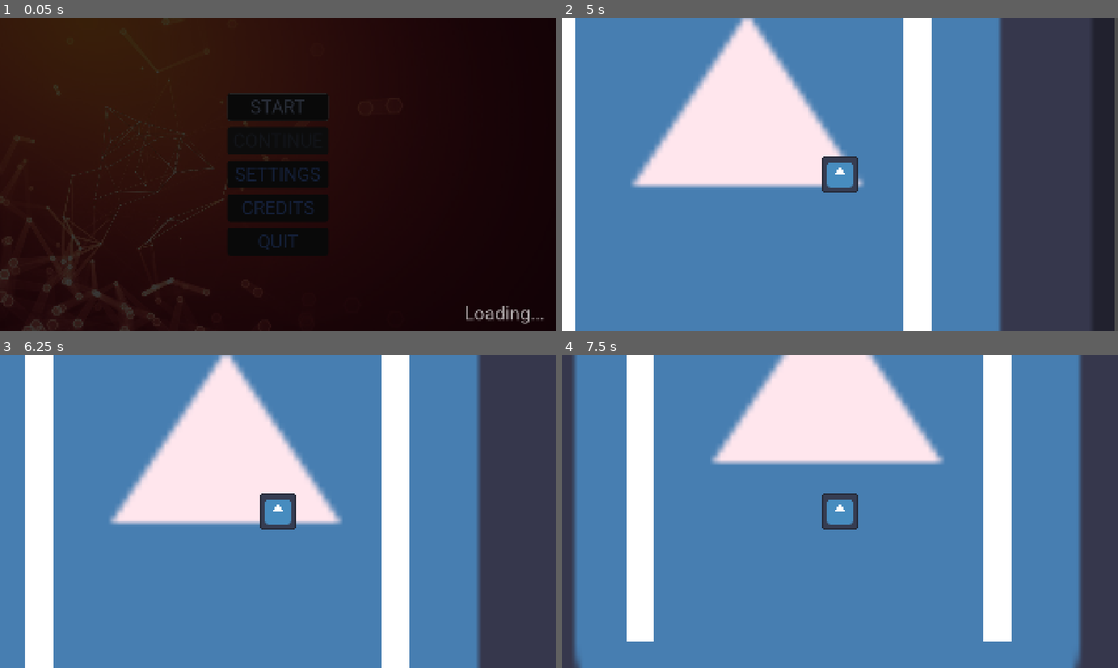
Above: before the commit, frames 1-4 (two rows, left to right).
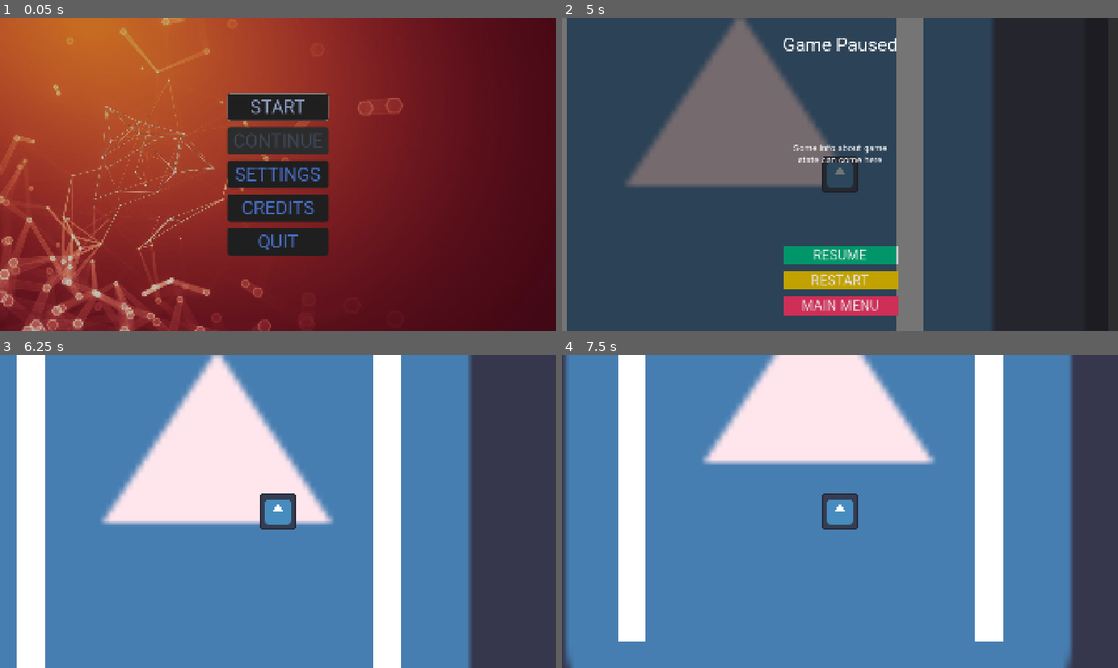
Above: after the commit, the same moments.

Repository: doruktuna/godot-template
Game: Godot game, scene res://scenes/scene_manager/scene_manager.tscn
The game is run twice, just before and just after one commit, with the same random seed, the same clock (stepped at 60 frames per second) and the same inputs. The engine's default icon, where the game draws it, is replaced by a stand-in: a white triangle on a blue panel in a dark square.
Inputs (mouse positions are in pixels of both pictures, inside the frame that each line leads up to):
- Up to frame 1 (0.05 s): no input
- Up to frame 2 (5 s): click "START" at 0.5 s; tap Enter at 1.25 s; move the mouse to (962, 158) at 1.27 s; hold D (right) 1.28-2.03 s; click (962, 158) at 1.42 s; move the mouse to (728, 190) at 2.02 s; hold S (down) 2.03-2.78 s; move the mouse to (895, 105) at 2.77 s; hold D (right) 2.78-3.53 s; move the mouse to (812, 237) at 3.52 s; hold W (up) 3.53-4.28 s; click (812, 237) at 3.67 s; move the mouse to (1006, 221) at 4.27 s; hold A (left) from 4.28 s (still down); tap Escape (pause) at 4.9 s
- Up to frame 3 (6.25 s): release A (left) at 5 s; click (278, 592) at 5 s, where only the run after the commit has a clickable "RESUME"; tap Space at 5.75 s; move the mouse to (111, 464) at 5.77 s; hold A (left) from 5.78 s (still down)
- Up to frame 4 (7.5 s): move the mouse to (867, 511) at 6.52 s; release A (left) at 6.53 s; hold S (down) 6.53-7.28 s; click (867, 511) at 6.67 s; move the mouse to (756, 433) at 7.27 s; hold D (right) from 7.28 s (still down)

The runs differ from the first frame. In frame 1, 95% of the frame differs, in the area x 0-100%, y 0-100%; in frame 2, 96%; in frame 3, 11%; in frame 4, 12%.

Commit message:
FEAT: Pause menu for the game + refactoring the scene manager

Diff:
--- a/scenes/levels/start_level.gd
+++ b/scenes/levels/start_level.gd
@@ -1,6 +1,41 @@
+class_name StartLevel
 extends Node2D
+
+@onready var pause_menu: PauseMenu = $CanvasLayer/PauseMenu
 
 
 func _ready() -> void:
 	EventBus.quit_requested.connect(func(): get_tree().quit())
 	get_window().grab_focus()
+
+	EventBus.restart_requested.connect(_on_restart_requested)
+	pause_menu.resume_requested.connect(_on_resume_requested)
+	pause_menu.main_menu_requested.connect(_on_main_menu_requested)
+
+
+func _input(_event: InputEvent) -> void:
+	if Input.is_action_just_pressed("pause"):
+		pause_game()
+
+
+func pause_game() -> void:
+	get_tree().paused = true
+	pause_menu.show_menu()
+
+
+func unpause_game() -> void:
+	get_tree().paused = false
+	pause_menu.hide_menu()
+
+
+func _on_restart_requested() -> void:
+	print("RESTART request")
+
+
+func _on_resume_requested() -> void:
+	print("RESUME request")
+	unpause_game()
+
+
+func _on_main_menu_requested() -> void:
+	EventBus.scene_change_requested.emit(SceneManager.Scene.MAIN_MENU, {})
--- a/scenes/levels/start_level.tscn
+++ b/scenes/levels/start_level.tscn
@@ -3,6 +3,7 @@
 [ext_resource type="Script" uid="uid://b3kqym2kh3rdq" path="res://scenes/levels/start_level.gd" id="1_lps7v"]
 [ext_resource type="Texture2D" uid="uid://cpp0wcvw5iruq" path="res://godot-icon.svg" id="2_phg5r"]
 [ext_resource type="PackedScene" uid="uid://bvcmylbm4efj1" path="res://entities/player/player.tscn" id="3_4b4lo"]
+[ext_resource type="PackedScene" uid="uid://dp8cc1v5hx4nq" path="res://ui/menus/pause_menu.tscn" id="4_r0dwq"]
 
 [sub_resource type="RectangleShape2D" id="RectangleShape2D_d67f2"]
 size = Vector2(98, 1320)
@@ -56,3 +57,8 @@
 shape = SubResource("RectangleShape2D_d67f2")
 
 [node name="Player" parent="." unique_id=595098128 instance=ExtResource("3_4b4lo")]
+
+[node name="CanvasLayer" type="CanvasLayer" parent="." unique_id=680209922]
+
+[node name="PauseMenu" parent="CanvasLayer" unique_id=739617311 instance=ExtResource("4_r0dwq")]
+visible = false
--- a/scenes/scene_manager/scene_manager.gd
+++ b/scenes/scene_manager/scene_manager.gd
@@ -43,30 +43,31 @@
 
 
 func change_to_scene(scene: Scene, _params: Dictionary) -> void:
+	get_tree().paused = true
+
 	# This starts loading the new scene into memory
 	ResourceLoader.load_threaded_request(SCENES[scene])
 
-	await setup_and_show_snapshot()
+	# Remove current scene and fade out to black
+	await capture_and_show_snapshot()
 	remove_current_scene()
+	await fade_out_animation()
 
-	animation_player.play("fade_in")
-	await animation_player.animation_finished
-	snapshot.hide()
+	# Add new scene and fade in from black
+	var new_scene := await add_new_scene(scene)
+	var original_mode := new_scene.process_mode
+	new_scene.process_mode = Node.PROCESS_MODE_DISABLED
+	await fade_in_animation()
+	new_scene.process_mode = original_mode
 
-	var new_scene := await add_new_scene(scene)
-
-	animation_player.play("fade_out")
-	await animation_player.animation_finished
-	transition_layer.hide()
-
-	new_scene.process_mode = Node.PROCESS_MODE_ALWAYS
+	get_tree().paused = false
 
 
-func setup_and_show_snapshot() -> void:
+func capture_and_show_snapshot() -> void:
 	# Wait the frame draw in order not to capture unfinished frames
 	await RenderingServer.frame_post_draw
 	var image := get_viewport().get_texture().get_image()
-	if image != null: # headless/dummy renderer
+	if image != null:
 		snapshot.texture = ImageTexture.create_from_image(image)
 		snapshot.show()
 
@@ -77,6 +78,19 @@
 func hide_overlay() -> void:
 	overlay.color.a = 0
 	loading_label.modulate.a = 0
+
+
+func fade_out_animation() -> void:
+	animation_player.play("fade_out")
+	await animation_player.animation_finished
+	snapshot.hide()
+	snapshot.texture = null
+
+
+func fade_in_animation() -> void:
+	animation_player.play("fade_in")
+	await animation_player.animation_finished
+	transition_layer.hide()
 
 
 func remove_current_scene() -> void:
@@ -94,7 +108,6 @@
 	# Load and instantiate the scene
 	var packed := ResourceLoader.load_threaded_get(path) as PackedScene
 	var new_scene := packed.instantiate()
-	new_scene.process_mode = Node.PROCESS_MODE_DISABLED
 	scene_container.add_child(new_scene)
 
 	return new_scene
--- a/scenes/scene_manager/scene_manager.tscn
+++ b/scenes/scene_manager/scene_manager.tscn
@@ -30,6 +30,34 @@
 "values": [1.0]
 }
 
+[sub_resource type="Animation" id="Animation_yr2f4"]
+resource_name = "fade_out"
+length = 0.15
+tracks/0/type = "value"
+tracks/0/imported = false
+tracks/0/enabled = true
+tracks/0/path = NodePath("Overlay:color:a")
+tracks/0/interp = 1
+tracks/0/loop_wrap = true
+tracks/0/keys = {
+"times": PackedFloat32Array(0, 0.15),
+"transitions": PackedFloat32Array(1, 1),
+"update": 0,
+"values": [1.0, 0.0]
+}
+tracks/1/type = "value"
+tracks/1/imported = false
+tracks/1/enabled = true
+tracks/1/path = NodePath("LoadingLabel:modulate:a")
+tracks/1/interp = 1
+tracks/1/loop_wrap = true
+tracks/1/keys = {
+"times": PackedFloat32Array(0, 0.1, 0.15),
+"transitions": PackedFloat32Array(1, 1, 1),
+"update": 0,
+"values": [1.0, 0.0, 0.0]
+}
+
 [sub_resource type="Animation" id="Animation_pkci8"]
 resource_name = "fade_in"
 length = 0.15
@@ -58,39 +86,11 @@
 "values": [0.0, 0.0, 1.0]
 }
 
-[sub_resource type="Animation" id="Animation_yr2f4"]
-resource_name = "fade_out"
-length = 0.15
-tracks/0/type = "value"
-tracks/0/imported = false
-tracks/0/enabled = true
-tracks/0/path = NodePath("Overlay:color:a")
-tracks/0/interp = 1
-tracks/0/loop_wrap = true
-tracks/0/keys = {
-"times": PackedFloat32Array(0, 0.15),
-"transitions": PackedFloat32Array(1, 1),
-"update": 0,
-"values": [1.0, 0.0]
-}
-tracks/1/type = "value"
-tracks/1/imported = false
-tracks/1/enabled = true
-tracks/1/path = NodePath("LoadingLabel:modulate:a")
-tracks/1/interp = 1
-tracks/1/loop_wrap = true
-tracks/1/keys = {
-"times": PackedFloat32Array(0, 0.1, 0.15),
-"transitions": PackedFloat32Array(1, 1, 1),
-"update": 0,
-"values": [1.0, 0.0, 0.0]
-}
-
 [sub_resource type="AnimationLibrary" id="AnimationLibrary_pkci8"]
 _data = {
 &"RESET": SubResource("Animation_hclo4"),
-&"fade_in": SubResource("Animation_pkci8"),
-&"fade_out": SubResource("Animation_yr2f4")
+&"fade_in": SubResource("Animation_yr2f4"),
+&"fade_out": SubResource("Animation_pkci8")
 }
 
 [node name="SceneManager" type="Node" unique_id=161794751]
--- a/ui/main_theme.tres
+++ b/ui/main_theme.tres
@@ -49,6 +49,126 @@
 corner_radius_top_right = 10
 corner_radius_bottom_right = 10
 corner_radius_bottom_left = 10
+
+[sub_resource type="StyleBoxFlat" id="StyleBoxFlat_lsmgg"]
+content_margin_left = 10.0
+content_margin_top = 5.0
+content_margin_right = 10.0
+content_margin_bottom = 5.0
+bg_color = Color(7.941574e-06, 0.5889177, 0.41062525, 1)
+border_width_left = 2
+border_width_top = 2
+border_width_right = 2
+border_width_bottom = 2
+
+[sub_resource type="StyleBoxFlat" id="StyleBoxFlat_11ing"]
+content_margin_left = 10.0
+content_margin_top = 5.0
+content_margin_right = 10.0
+content_margin_bottom = 5.0
+bg_color = Color(7.941574e-06, 0.5889177, 0.41062525, 1)
+border_width_left = 2
+border_width_top = 2
+border_width_right = 2
+border_width_bottom = 2
+
+[sub_resource type="StyleBoxFlat" id="StyleBoxFlat_joxlk"]
+content_margin_left = 10.0
+content_margin_top = 5.0
+content_margin_right = 10.0
+content_margin_bottom = 5.0
+bg_color = Color(7.941574e-06, 0.5889177, 0.41062525, 1)
+
+[sub_resource type="StyleBoxFlat" id="StyleBoxFlat_47as2"]
+content_margin_left = 10.0
+content_margin_top = 5.0
+content_margin_right = 10.0
+content_margin_bottom = 5.0
+bg_color = Color(0, 0.83, 0.58099985, 1)
+border_width_left = 2
+border_width_top = 2
+border_width_right = 2
+border_width_bottom = 2
+
+[sub_resource type="StyleBoxFlat" id="StyleBoxFlat_5itkh"]
+content_margin_left = 10.0
+content_margin_top = 5.0
+content_margin_right = 10.0
+content_margin_bottom = 5.0
+bg_color = Color(0.76, 0.6333334, 0, 1)
+border_width_left = 2
+border_width_top = 2
+border_width_right = 2
+border_width_bottom = 2
+
+[sub_resource type="StyleBoxFlat" id="StyleBoxFlat_uww5w"]
+content_margin_left = 10.0
+content_margin_top = 5.0
+content_margin_right = 10.0
+content_margin_bottom = 5.0
+bg_color = Color(0.76, 0.6333334, 0, 1)
+border_width_left = 2
+border_width_top = 2
+border_width_right = 2
+border_width_bottom = 2
+
+[sub_resource type="StyleBoxFlat" id="StyleBoxFlat_03n3f"]
+content_margin_left = 10.0
+content_margin_top = 5.0
+content_margin_right = 10.0
+content_margin_bottom = 5.0
+bg_color = Color(0.76, 0.6333334, 0, 1)
+
+[sub_resource type="StyleBoxFlat" id="StyleBoxFlat_xlm04"]
+content_margin_left = 10.0
+content_margin_top = 5.0
+content_margin_right = 10.0
+content_margin_bottom = 5.0
+bg_color = Color(0.87058824, 0.7254902, 0, 1)
+border_width_left = 2
+border_width_top = 2
+border_width_right = 2
+border_width_bottom = 2
+
+[sub_resource type="StyleBoxFlat" id="StyleBoxFlat_gjt7e"]
+content_margin_left = 10.0
+content_margin_top = 5.0
+content_margin_right = 10.0
+content_margin_bottom = 5.0
+bg_color = Color(0.80969197, 0.18065083, 0.3425137, 1)
+border_width_left = 2
+border_width_top = 2
+border_width_right = 2
+border_width_bottom = 2
+
+[sub_resource type="StyleBoxFlat" id="StyleBoxFlat_14qxj"]
+content_margin_left = 10.0
+content_margin_top = 5.0
+content_margin_right = 10.0
+content_margin_bottom = 5.0
+bg_color = Color(0.80969197, 0.18065083, 0.3425137, 1)
+border_width_left = 2
+border_width_top = 2
+border_width_right = 2
+border_width_bottom = 2
+
+[sub_resource type="StyleBoxFlat" id="StyleBoxFlat_r8m6n"]
+content_margin_left = 10.0
+content_margin_top = 5.0
+content_margin_right = 10.0
+content_margin_bottom = 5.0
+bg_color = Color(0.80969197, 0.18065083, 0.3425137, 1)
+
+[sub_resource type="StyleBoxFlat" id="StyleBoxFlat_hf1n1"]
+content_margin_left = 10.0
+content_margin_top = 5.0
+content_margin_right = 10.0
+content_margin_bottom = 5.0
+bg_color = Color(0.9098039, 0.2, 0.3764706, 1)
+border_width_left = 2
+border_width_top = 2
+border_width_right = 2
+border_width_bottom = 2
 
 [resource]
 Label/font_sizes/font_size = 32
@@ -66,6 +186,27 @@
 MainMenuButton/styles/hover = SubResource("StyleBoxFlat_g1fjd")
 MainMenuButton/styles/normal = SubResource("StyleBoxFlat_d67f2")
 MainMenuButton/styles/pressed = SubResource("StyleBoxFlat_6tukj")
+MenuConfirmButton/base_type = &"Button"
+MenuConfirmButton/font_sizes/font_size = 48
+MenuConfirmButton/fonts/font = ExtResource("1_g1fjd")
+MenuConfirmButton/styles/focus = SubResource("StyleBoxFlat_lsmgg")
+MenuConfirmButton/styles/hover = SubResource("StyleBoxFlat_11ing")
+MenuConfirmButton/styles/normal = SubResource("StyleBoxFlat_joxlk")
+MenuConfirmButton/styles/pressed = SubResource("StyleBoxFlat_47as2")
+MenuIgnoreButton/base_type = &"Button"
+MenuIgnoreButton/font_sizes/font_size = 48
+MenuIgnoreButton/fonts/font = ExtResource("1_g1fjd")
+MenuIgnoreButton/styles/focus = SubResource("StyleBoxFlat_5itkh")
+MenuIgnoreButton/styles/hover = SubResource("StyleBoxFlat_uww5w")
+MenuIgnoreButton/styles/normal = SubResource("StyleBoxFlat_03n3f")
+MenuIgnoreButton/styles/pressed = SubResource("StyleBoxFlat_xlm04")
 MenuLabel/base_type = &"Label"
 MenuLabel/font_sizes/font_size = 64
 MenuLabel/fonts/font = ExtResource("1_g1fjd")
+MenuRejectButton/base_type = &"Button"
+MenuRejectButton/font_sizes/font_size = 48
+MenuRejectButton/fonts/font = ExtResource("1_g1fjd")
+MenuRejectButton/styles/focus = SubResource("StyleBoxFlat_gjt7e")
+MenuRejectButton/styles/hover = SubResource("StyleBoxFlat_14qxj")
+MenuRejectButton/styles/normal = SubResource("StyleBoxFlat_r8m6n")
+MenuRejectButton/styles/pressed = SubResource("StyleBoxFlat_hf1n1")
--- a/ui/main_theme_preview.tscn
+++ b/ui/main_theme_preview.tscn
@@ -17,22 +17,52 @@
 theme_override_constants/margin_right = 20
 theme_override_constants/margin_bottom = 20
 
-[node name="VBoxContainer" type="VBoxContainer" parent="MarginContainer" unique_id=1092761910]
+[node name="HBoxContainer" type="HBoxContainer" parent="MarginContainer" unique_id=1491559604]
+layout_mode = 2
+
+[node name="ScrollContainer" type="ScrollContainer" parent="MarginContainer/HBoxContainer" unique_id=1161791700]
+custom_minimum_size = Vector2(400, 400)
+layout_mode = 2
+
+[node name="VBoxContainer" type="VBoxContainer" parent="MarginContainer/HBoxContainer/ScrollContainer" unique_id=1092761910]
 layout_mode = 2
 theme_override_constants/separation = 10
 
-[node name="Label" type="Label" parent="MarginContainer/VBoxContainer" unique_id=1057688883]
+[node name="Label" type="Label" parent="MarginContainer/HBoxContainer/ScrollContainer/VBoxContainer" unique_id=1057688883]
 layout_mode = 2
 theme_override_font_sizes/font_size = 32
-text = "Main Menu Button"
+text = "Menu Buttons"
 
-[node name="Button" type="Button" parent="MarginContainer/VBoxContainer" unique_id=1409161426]
+[node name="Button" type="Button" parent="MarginContainer/HBoxContainer/ScrollContainer/VBoxContainer" unique_id=1409161426]
 layout_mode = 2
 theme_type_variation = &"MainMenuButton"
 text = "SETTINGS"
 
-[node name="Button2" type="Button" parent="MarginContainer/VBoxContainer" unique_id=400308806]
+[node name="Button2" type="Button" parent="MarginContainer/HBoxContainer/ScrollContainer/VBoxContainer" unique_id=400308806]
 layout_mode = 2
 theme_type_variation = &"MainMenuButton"
 disabled = true
 text = "DISABLED"
+
+[node name="VBoxContainer" type="VBoxContainer" parent="MarginContainer/HBoxContainer" unique_id=2004523849]
+layout_mode = 2
+
+[node name="Label" type="Label" parent="MarginContainer/HBoxContainer/VBoxContainer" unique_id=239640742]
+layout_mode = 2
+theme_override_font_sizes/font_size = 16
+text = "Confirm/Reject Buttons"
+
+[node name="Button3" type="Button" parent="MarginContainer/HBoxContainer/VBoxContainer" unique_id=1336341812]
+layout_mode = 2
+theme_type_variation = &"MenuConfirmButton"
+text = "CONFIRM"
+
+[node name="Button4" type="Button" parent="MarginContainer/HBoxContainer/VBoxContainer" unique_id=814421797]
+layout_mode = 2
+theme_type_variation = &"MenuIgnoreButton"
+text = "IGNORE"
+
+[node name="Button5" type="Button" parent="MarginContainer/HBoxContainer/VBoxContainer" unique_id=1644189091]
+layout_mode = 2
+theme_type_variation = &"MenuRejectButton"
+text = "REJECT"
--- /dev/null
+++ b/ui/menus/pause_menu.gd
@@ -0,0 +1,43 @@
+class_name PauseMenu
+extends Control
+
+@onready var resume_button: Button = %ResumeButton
+@onready var restart_button: Button = %RestartButton
+@onready var main_menu_button: Button = %MainMenuButton
+
+signal resume_requested
+signal main_menu_requested
+
+
+func _ready() -> void:
+	resume_button.pressed.connect(_on_resume_button_pressed)
+	restart_button.pressed.connect(_on_restart_button_pressed)
+	main_menu_button.pressed.connect(_on_main_menu_button_pressed)
+
+
+func _input(event: InputEvent) -> void:
+	print("Input: ", event)
+	if event.is_action_pressed("pause"):
+		resume_requested.emit()
+		get_viewport().set_input_as_handled()
+
+
+func show_menu() -> void:
+	show()
+	resume_button.grab_focus()
+
+
+func hide_menu() -> void:
+	hide()
+
+
+func _on_resume_button_pressed() -> void:
+	resume_requested.emit()
+
+
+func _on_restart_button_pressed() -> void:
+	EventBus.restart_requested.emit()
+
+
+func _on_main_menu_button_pressed() -> void:
+	main_menu_requested.emit()
--- /dev/null
+++ b/ui/menus/pause_menu.tscn
@@ -0,0 +1,85 @@
+[gd_scene format=3 uid="uid://dp8cc1v5hx4nq"]
+
+[ext_resource type="Script" uid="uid://botyqtsdubgnh" path="res://ui/menus/pause_menu.gd" id="1_hv7dm"]
+
+[sub_resource type="StyleBoxLine" id="StyleBoxLine_d67f2"]
+color = Color(1, 1, 1, 1)
+
+[sub_resource type="StyleBoxEmpty" id="StyleBoxEmpty_d67f2"]
+
+[node name="PauseMenu" type="Control" unique_id=739617311]
+process_mode = 2
+layout_mode = 3
+anchors_preset = 15
+anchor_right = 1.0
+anchor_bottom = 1.0
+grow_horizontal = 2
+grow_vertical = 2
+script = ExtResource("1_hv7dm")
+
+[node name="Panel" type="Panel" parent="." unique_id=2009740028]
+layout_mode = 1
+anchors_preset = 15
+anchor_right = 1.0
+anchor_bottom = 1.0
+grow_horizontal = 2
+grow_vertical = 2
+
+[node name="VBoxContainer" type="VBoxContainer" parent="." unique_id=1011345062]
+layout_mode = 1
+anchors_preset = -1
+anchor_left = 0.5
+anchor_top = 0.05
+anchor_right = 0.5
+anchor_bottom = 0.95
+grow_horizontal = 2
+size_flags_horizontal = 4
+size_flags_vertical = 0
+theme_override_constants/separation = 20
+
+[node name="PauseLabel" type="Label" parent="VBoxContainer" unique_id=1495620462]
+layout_mode = 2
+theme_type_variation = &"MenuLabel"
+text = "Game Paused"
+horizontal_alignment = 1
+
+[node name="HSeparator" type="HSeparator" parent="VBoxContainer" unique_id=1269894766]
+layout_mode = 2
+theme_override_styles/separator = SubResource("StyleBoxLine_d67f2")
+
+[node name="HEmptyFill" type="HSeparator" parent="VBoxContainer" unique_id=1445195299]
+custom_minimum_size = Vector2(0, 100)
+layout_mode = 2
+size_flags_vertical = 3
+theme_override_styles/separator = SubResource("StyleBoxEmpty_d67f2")
+
+[node name="InfoLabel" type="Label" parent="VBoxContainer" unique_id=517938110]
+custom_minimum_size = Vector2(200, 0)
+layout_mode = 2
+text = "Some info about game state can come here"
+horizontal_alignment = 1
+autowrap_mode = 2
+
+[node name="HEmptyFill2" type="HSeparator" parent="VBoxContainer" unique_id=1857527630]
+custom_minimum_size = Vector2(0, 100)
+layout_mode = 2
+size_flags_vertical = 3
+theme_override_styles/separator = SubResource("StyleBoxEmpty_d67f2")
+
+[node name="ResumeButton" type="Button" parent="VBoxContainer" unique_id=863173586]
+unique_name_in_owner = true
+layout_mode = 2
+theme_type_variation = &"MenuConfirmButton"
+text = "RESUME"
+
+[node name="RestartButton" type="Button" parent="VBoxContainer" unique_id=48823910]
+unique_name_in_owner = true
+layout_mode = 2
+theme_type_variation = &"MenuIgnoreButton"
+text = "RESTART"
+
+[node name="MainMenuButton" type="Button" parent="VBoxContainer" unique_id=1044190146]
+unique_name_in_owner = true
+layout_mode = 2
+theme_type_variation = &"MenuRejectButton"
+text = "MAIN MENU"
Not shown, added: ui/menus/pause_menu.gd.uid
